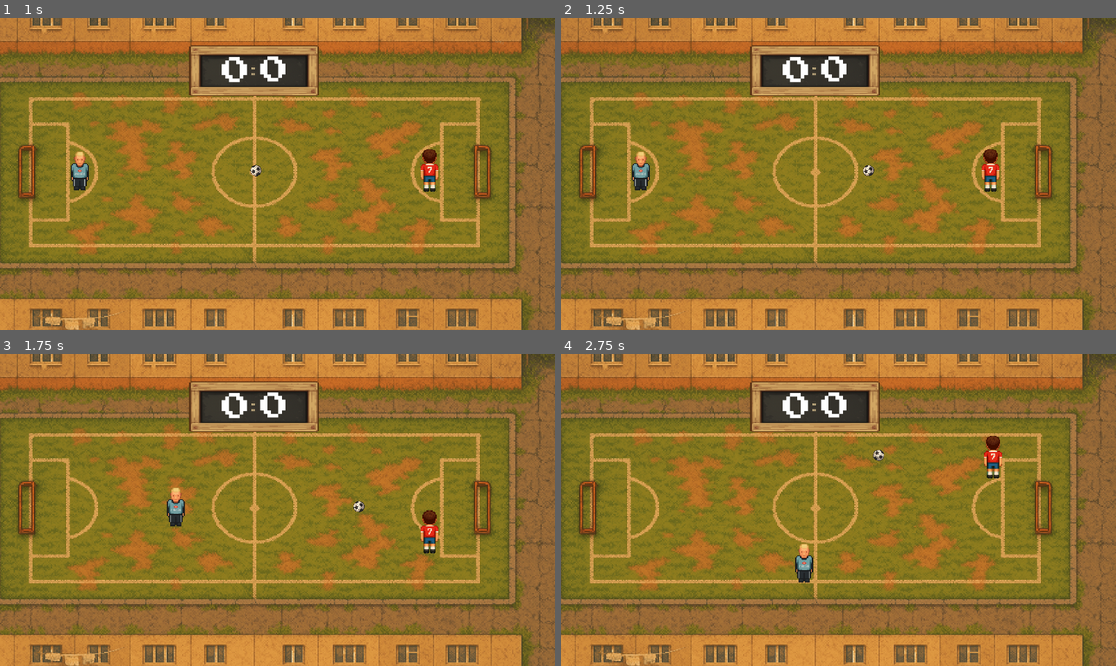
Above: before the commit, frames 1-4 (two rows, left to right).
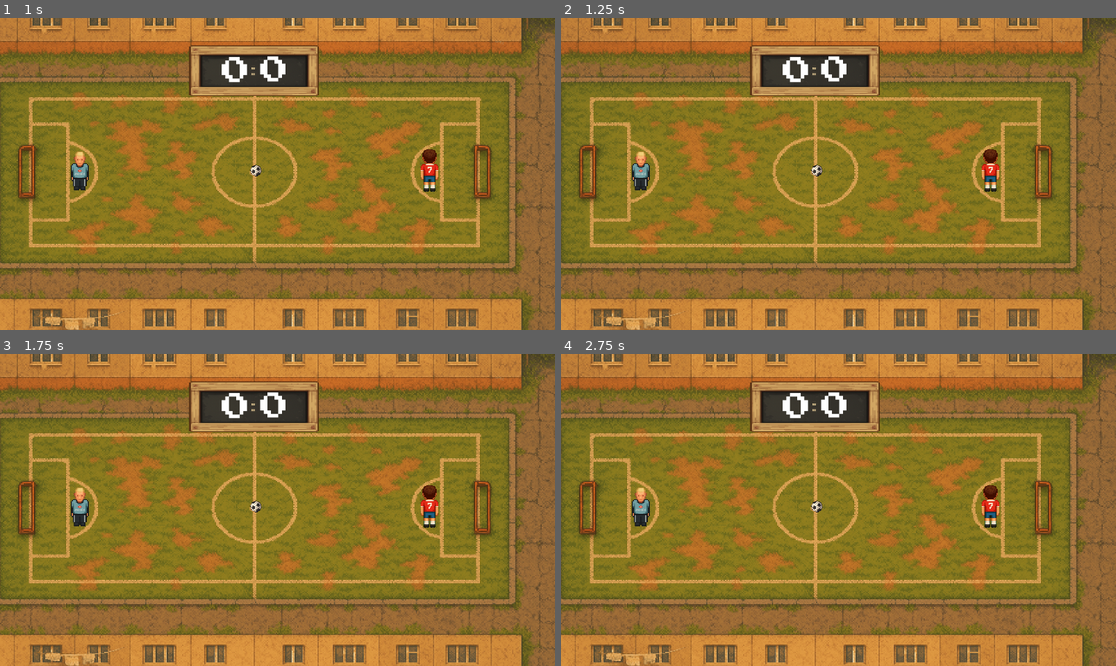
Above: after the commit, the same moments.

Repository: supervi5w4/footballpong
Game: Godot game, scene res://scenes/menu.tscn
Same seed, same stepped clock (60 frames per second), same inputs: the game is played once before the commit and once after it.
Inputs:
- Up to frame 1 (1 s): click "Играть" at 0.5 s
- Up to frame 2 (1.25 s): no input
- Up to frame 3 (1.75 s): hold Right (ui_right) from 1.28 s (still down)
- Up to frame 4 (2.75 s): release Right (ui_right) at 2.03 s; hold Down (ui_down) from 2.03 s (still down)

Frame 1 is identical in both runs. In frame 2, 0.1% of the frame differs, in the area x 45-57%, y 46-51%; in frame 3, 1.3%; in frame 4, 1.4%, in the area x 12-80%, y 26-74%.
Error after the commit: Parse Error: Used space character for indentation instead of tab as used before in the file. (res://scenes/ball.gd:48)

Commit message:
feat: dynamic paddle speed boost

Diff:
--- a/scenes/ai_paddle.gd
+++ b/scenes/ai_paddle.gd
@@ -97,9 +97,12 @@
 		var col: KinematicCollision2D = get_slide_collision(i)
 		var rb := col.get_collider() as RigidBody2D
 		if rb and rb.is_in_group("ball"):
-			var info: Dictionary = Utils.reflect(rb.linear_velocity, col.get_normal(), velocity, 1.07)
-
-			if _is_first_hit:
+                       var normal: Vector2 = col.get_normal()
+                       var proj_speed: float = velocity.project(normal).length()
+                       var boost: float = proj_speed * 0.0001
+                       var info: Dictionary = Utils.reflect(rb.linear_velocity, normal, velocity, boost)
+
+                       if _is_first_hit:
 				var sign_dir: float = sign(rb.global_position.y - _player.global_position.y)
 				info["vel"].y += sign_dir * FIRST_HIT_DEVIATION_Y
 				_is_first_hit = false
--- a/scenes/ball.gd
+++ b/scenes/ball.gd
@@ -46,12 +46,8 @@
 	sleeping = false
 
 func _integrate_forces(state):
-	# Boost speed slightly on every ricochet
-	if state.get_contact_count() > 0:
-		linear_velocity *= 1.05  # +5 % per bounce
-
-	var v := linear_velocity.length()
-	if v > SPEED_LIMIT:
-		linear_velocity = linear_velocity.normalized() * SPEED_LIMIT
-	elif v > 0.0 and v < MIN_SPEED:
-		linear_velocity = linear_velocity.normalized() * MIN_SPEED
+       var v := linear_velocity.length()
+       if v > SPEED_LIMIT:
+               linear_velocity = linear_velocity.normalized() * SPEED_LIMIT
+       elif v > 0.0 and v < MIN_SPEED:
+               linear_velocity = linear_velocity.normalized() * MIN_SPEED
--- a/scenes/player_paddle.gd
+++ b/scenes/player_paddle.gd
@@ -75,9 +75,12 @@
 		var col: KinematicCollision2D = get_slide_collision(i)
 		var rb := col.get_collider() as RigidBody2D
 		if rb and rb.is_in_group("ball"):
-			var info: Dictionary = Utils.reflect(rb.linear_velocity, col.get_normal(), velocity, 1.07)
-			rb.linear_velocity  = info["vel"]
-			rb.angular_velocity = info["spin"]
+                       var normal: Vector2 = col.get_normal()
+                       var proj_speed: float = velocity.project(normal).length()
+                       var boost: float = proj_speed * 0.0001
+                       var info: Dictionary = Utils.reflect(rb.linear_velocity, normal, velocity, boost)
+                       rb.linear_velocity  = info["vel"]
+                       rb.angular_velocity = info["spin"]
 
 func _resolve_half_size() -> Vector2:
 	# 1) Явное значение
--- a/scripts/utils.gd
+++ b/scripts/utils.gd
@@ -6,22 +6,23 @@
 class_name Utils
 
 # Отражение мяча от ракетки с учётом спина (вращения)
+# speed_boost — добавочный множитель скорости от движения ракетки
 # Возвращает Dictionary:
 #   vel  – новый вектор скорости мяча после столкновения
 #   spin – добавленное вращение (для эффекта Магнуса)
 static func reflect(
-	old_vel: Vector2,
-	normal: Vector2,
-	paddle_vel: Vector2,
-	boost: float = 1.0
+        old_vel: Vector2,
+        normal: Vector2,
+        paddle_vel: Vector2,
+        speed_boost: float = 0.0
 ) -> Dictionary:
-	# 1. Отражаем скорость от нормали (стандартный bounce)
-	var v_new: Vector2 = old_vel.bounce(normal) * boost
+       # 1. Отражаем скорость от нормали и добавляем прирост от движения ракетки
+       var v_new: Vector2 = old_vel.bounce(normal) * (1.0 + speed_boost)
 
-	# 2. Вычисляем спин (по вертикальной составляющей скорости ракетки)
-	#    — вниз = backspin, вверх = topspin
-	var spin: float = clamp(paddle_vel.y * 0.01, -200.0, 200.0)
+       # 2. Вычисляем спин (по вертикальной составляющей скорости ракетки)
+       #    — вниз = backspin, вверх = topspin
+       var spin: float = clamp(paddle_vel.y * 0.01, -200.0, 200.0)
 
-	return { "vel": v_new, "spin": spin }
+       return { "vel": v_new, "spin": spin }
 
 # (Можно добавить и другие утилиты по мере роста проекта)
